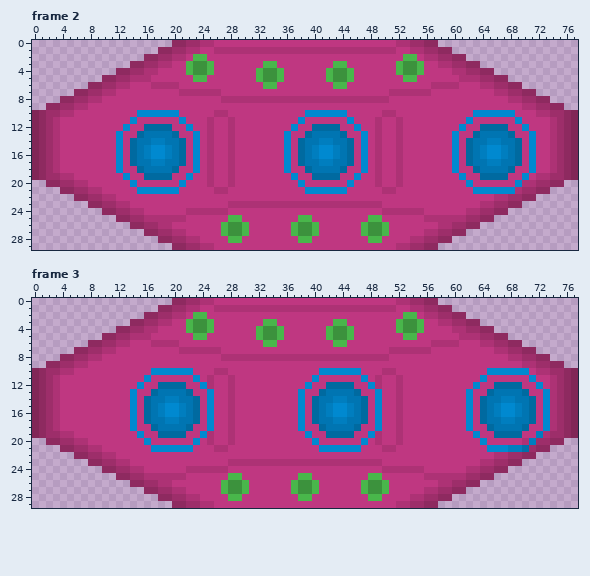
Two versions of one pixel-art file, source/images/originals/spaceship.aseprite. Above is the file before it was changed.
78x30 pixels, 5 frames. Colours within 5 levels of each other are drawn and written as one. Shown: frame 2, frame 3. The commit also changed other frames, which this record leaves out.
After:
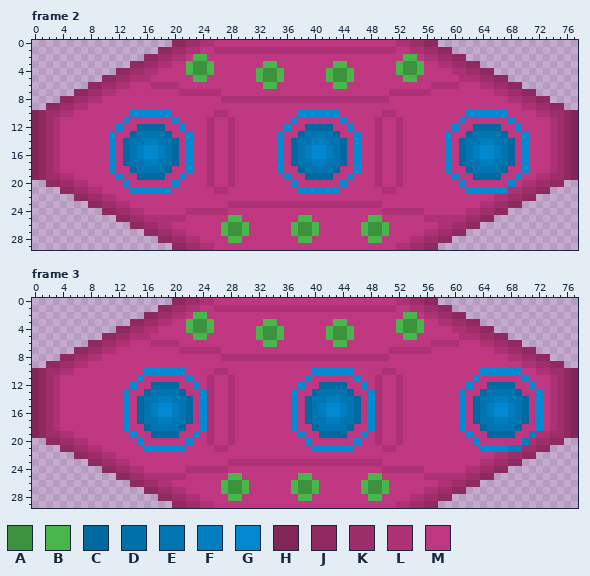
Palette (. is transparent): A #3c923d  B #49b64b  C #006aa0  D #0070aa  E #0075b2  F #007ebf  G #0089d0  H #812657  J #8e2a60  K #9d2e6a  L #ad3275  M #bf3781
The author wrote: Added a missing frame
The edit:
--- frame 2, layer "Windows"
@@ x 0..77 @@
  9 ..JJKKLLMMMMMMMMMMMMMMMMMMMMMMMMMMMMMMMMMMMMMMMMMMMMMMMMMMMMMMMMMMMMMMLLKKJJ..
-10 HJKKLLMMMMMMMMMGGGGGGMMMMMLLMMMMMMMMMMMGGGGGGMMMMMLLMMMMMMMMMMMGGGGGGMMMLLKKJH
-11 HJKLMMMMMMMMMMGMMMMMMGMMMLMMLMMMMMMMMMGMMMMMMGMMMLMMLMMMMMMMMMGMMMMMMGMMMMLKJH
-12 HJKLMMMMMMMMMGMMCCCCMMGMMLMMLMMMMMMMMGMMCCCCMMGMMLMMLMMMMMMMMGMMCCCCMMGMMMLKJH
-13 HJKLMMMMMMMMGMMCEEEECMMGMLMMLMMMMMMMGMMCEEEECMMGMLMMLMMMMMMMGMMCEEEECMMGMMLKJH
-14 HJKLMMMMMMMMGMCEEFFEECMGMLMMLMMMMMMMGMCEEFFEECMGMLMMLMMMMMMMGMCEEFFEECMGMMLKJH
-15 HJKLMMMMMMMMGMCEFGGFECMGMLMMLMMMMMMMGMCEFGGFECMGMLMMLMMMMMMMGMCEFGGFECMGMMLKJH
-16 HJKLMMMMMMMMGMCEFGGFECMGMLMMLMMMMMMMGMCEFGGFECMGMLMMLMMMMMMMGMCEFGGFECMGMMLKJH
-17 HJKLMMMMMMMMGMCEEFFEECMGMLMMLMMMMMMMGMCEEFFEECMGMLMMLMMMMMMMGMCEEFFEECMGMMLKJH
-18 HJKLMMMMMMMMGMMCEEEECMMGMLMMLMMMMMMMGMMCEEEECMMGMLMMLMMMMMMMGMMCEEEECMMGMMLKJH
-19 HJKKLLMMMMMMMGMMCCCCMMGMMLMMLMMMMMMMMGMMCCCCMMGMMLMMLMMMMMMMMGMMCCCCMMGMLLKKJH
-20 ..JJKKLLMMMMMMGMMMMMMGMMMLMMLMMMMMMMMMGMMMMMMGMMMLMMLMMMMMMMMMGMMMMMMGLLKKJJ..
-21 ....JJKKLLMMMMMGGGGGGMMMMMLLMMMMMMMMMMMGGGGGGMMMMMLLMMMMMMMMMMMGGGGGGLKKJJ....
+10 HJKKLLMMMMMMMMGGGGGGMMMMMMLLMMMMMMMMMMGGGGGGMMMMMMLLMMMMMMMMMMGGGGGGMMMMLLKKJH
+11 HJKLMMMMMMMMMGMMMMMMGMMMMLMMLMMMMMMMMGMMMMMMGMMMMLMMLMMMMMMMMGMMMMMMGMMMMMLKJH
+12 HJKLMMMMMMMMGMMCCCCMMGMMMLMMLMMMMMMMGMMCCCCMMGMMMLMMLMMMMMMMGMMCCCCMMGMMMMLKJH
+13 HJKLMMMMMMMGMMCEEEECMMGMMLMMLMMMMMMGMMCEEEECMMGMMLMMLMMMMMMGMMCEEEECMMGMMMLKJH
+14 HJKLMMMMMMMGMCEEFFEECMGMMLMMLMMMMMMGMCEEFFEECMGMMLMMLMMMMMMGMCEEFFEECMGMMMLKJH
+15 HJKLMMMMMMMGMCEFGGFECMGMMLMMLMMMMMMGMCEFGGFECMGMMLMMLMMMMMMGMCEFGGFECMGMMMLKJH
+16 HJKLMMMMMMMGMCEFGGFECMGMMLMMLMMMMMMGMCEFGGFECMGMMLMMLMMMMMMGMCEFGGFECMGMMMLKJH
+17 HJKLMMMMMMMGMCEEFFEECMGMMLMMLMMMMMMGMCEEFFEECMGMMLMMLMMMMMMGMCEEFFEECMGMMMLKJH
+18 HJKLMMMMMMMGMMCEEEECMMGMMLMMLMMMMMMGMMCEEEECMMGMMLMMLMMMMMMGMMCEEEECMMGMMMLKJH
+19 HJKKLLMMMMMMGMMCCCCMMGMMMLMMLMMMMMMMGMMCCCCMMGMMMLMMLMMMMMMMGMMCCCCMMGMMLLKKJH
+20 ..JJKKLLMMMMMGMMMMMMGMMMMLMMLMMMMMMMMGMMMMMMGMMMMLMMLMMMMMMMMGMMMMMMGMLLKKJJ..
+21 ....JJKKLLMMMMGGGGGGMMMMMMLLMMMMMMMMMMGGGGGGMMMMMMLLMMMMMMMMMMGGGGGGLLKKJJ....
 22 ......JJKKLLMMMMMMMMMMMMMMMMMMMMMMMMMMMMMMMMMMMMMMMMMMMMMMMMMMMMMMLLKKJJ......
--- frame 3, layer "Windows"
@@ x 0..77 @@
  9 ..JJKKLLMMMMMMMMMMMMMMMMMMMMMMMMMMMMMMMMMMMMMMMMMMMMMMMMMMMMMMMMMMMMMMLLKKJJ..
-10 HJKKLLMMMMMMMMMMMGGGGGGMMMLLMMMMMMMMMMMMMGGGGGGMMMLLMMMMMMMMMMMMMGGGGGGMLLKKJH
-11 HJKLMMMMMMMMMMMMGMMMMMMGMLMMLMMMMMMMMMMMGMMMMMMGMLMMLMMMMMMMMMMMGMMMMMMGMMLKJH
-12 HJKLMMMMMMMMMMMGMMCCCCMMGLMMLMMMMMMMMMMGMMCCCCMMGLMMLMMMMMMMMMMGMMCCCCMMGMLKJH
-13 HJKLMMMMMMMMMMGMMCEEEECMMGMMLMMMMMMMMMGMMCEEEECMMGMMLMMMMMMMMMGMMCEEEECMMGLKJH
-14 HJKLMMMMMMMMMMGMCEEFFEECMGMMLMMMMMMMMMGMCEEFFEECMGMMLMMMMMMMMMGMCEEFFEECMGLKJH
-15 HJKLMMMMMMMMMMGMCEFGGFECMGMMLMMMMMMMMMGMCEFGGFECMGMMLMMMMMMMMMGMCEFGGFECMGLKJH
-16 HJKLMMMMMMMMMMGMCEFGGFECMGMMLMMMMMMMMMGMCEFGGFECMGMMLMMMMMMMMMGMCEFGGFECMGLKJH
-17 HJKLMMMMMMMMMMGMCEEFFEECMGMMLMMMMMMMMMGMCEEFFEECMGMMLMMMMMMMMMGMCEEFFEECMGLKJH
-18 HJKLMMMMMMMMMMGMMCEEEECMMGMMLMMMMMMMMMGMMCEEEECMMGMMLMMMMMMMMMGMMCEEEECMMGLKJH
-19 HJKKLLMMMMMMMMMGMMCCCCMMGLMMLMMMMMMMMMMGMMCCCCMMGLMMLMMMMMMMMMMGMMCCCCMMFLKKJH
-20 ..JJKKLLMMMMMMMMGMMMMMMGMLMMLMMMMMMMMMMMGMMMMMMGMLMMLMMMMMMMMMMMGMMMMMLFKKJJ..
-21 ....JJKKLLMMMMMMMGGGGGGMMMLLMMMMMMMMMMMMMGGGGGGMMMLLMMMMMMMMMMMMMGGGFFDKJJ....
+10 HJKKLLMMMMMMMMMMGGGGGGMMMMLLMMMMMMMMMMMMGGGGGGMMMMLLMMMMMMMMMMMMGGGGGGMMLLKKJH
+11 HJKLMMMMMMMMMMMGMMMMMMGMMLMMLMMMMMMMMMMGMMMMMMGMMLMMLMMMMMMMMMMGMMMMMMGMMMLKJH
+12 HJKLMMMMMMMMMMGMMCCCCMMGMLMMLMMMMMMMMMGMMCCCCMMGMLMMLMMMMMMMMMGMMCCCCMMGMMLKJH
+13 HJKLMMMMMMMMMGMMCEEEECMMGLMMLMMMMMMMMGMMCEEEECMMGLMMLMMMMMMMMGMMCEEEECMMGMLKJH
+14 HJKLMMMMMMMMMGMCEEFFEECMGLMMLMMMMMMMMGMCEEFFEECMGLMMLMMMMMMMMGMCEEFFEECMGMLKJH
+15 HJKLMMMMMMMMMGMCEFGGFECMGLMMLMMMMMMMMGMCEFGGFECMGLMMLMMMMMMMMGMCEFGGFECMGMLKJH
+16 HJKLMMMMMMMMMGMCEFGGFECMGLMMLMMMMMMMMGMCEFGGFECMGLMMLMMMMMMMMGMCEFGGFECMGMLKJH
+17 HJKLMMMMMMMMMGMCEEFFEECMGLMMLMMMMMMMMGMCEEFFEECMGLMMLMMMMMMMMGMCEEFFEECMGMLKJH
+18 HJKLMMMMMMMMMGMMCEEEECMMGLMMLMMMMMMMMGMMCEEEECMMGLMMLMMMMMMMMGMMCEEEECMMGMLKJH
+19 HJKKLLMMMMMMMMGMMCCCCMMGMLMMLMMMMMMMMMGMMCCCCMMGMLMMLMMMMMMMMMGMMCCCCMMFLLKKJH
+20 ..JJKKLLMMMMMMMGMMMMMMGMMLMMLMMMMMMMMMMGMMMMMMGMMLMMLMMMMMMMMMMGMMMMMMFLKKJJ..
+21 ....JJKKLLMMMMMMGGGGGGMMMMLLMMMMMMMMMMMMGGGGGGMMMMLLMMMMMMMMMMMMGGGGFFKKJJ....
 22 ......JJKKLLMMMMMMMMMMMMMMMMMMMMMMMMMMMMMMMMMMMMMMMMMMMMMMMMMMMMMMLLKKJJ......
